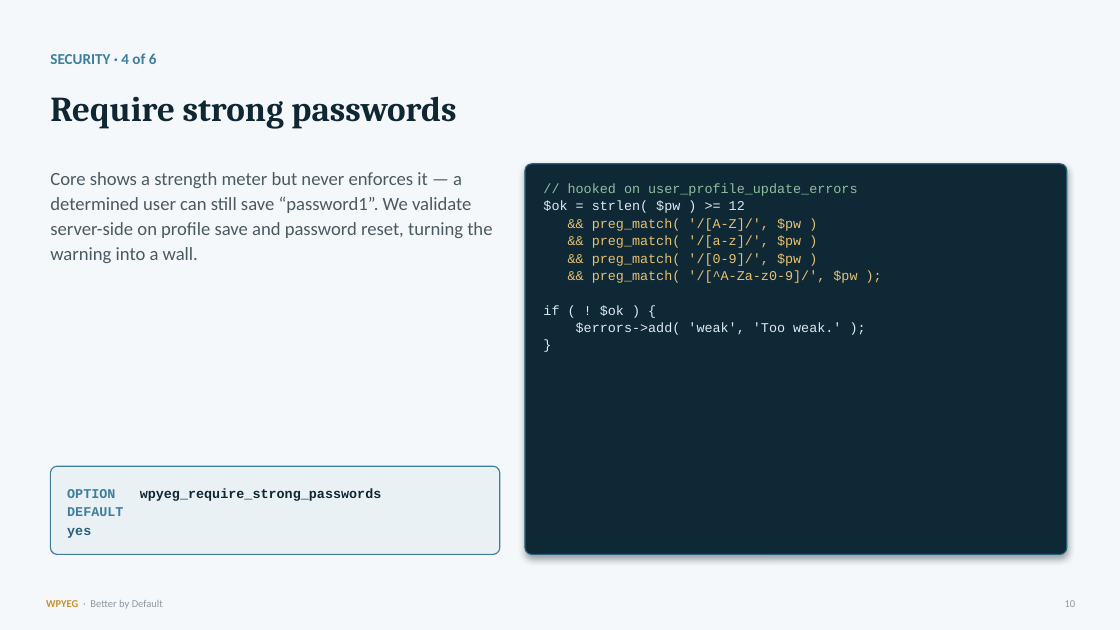
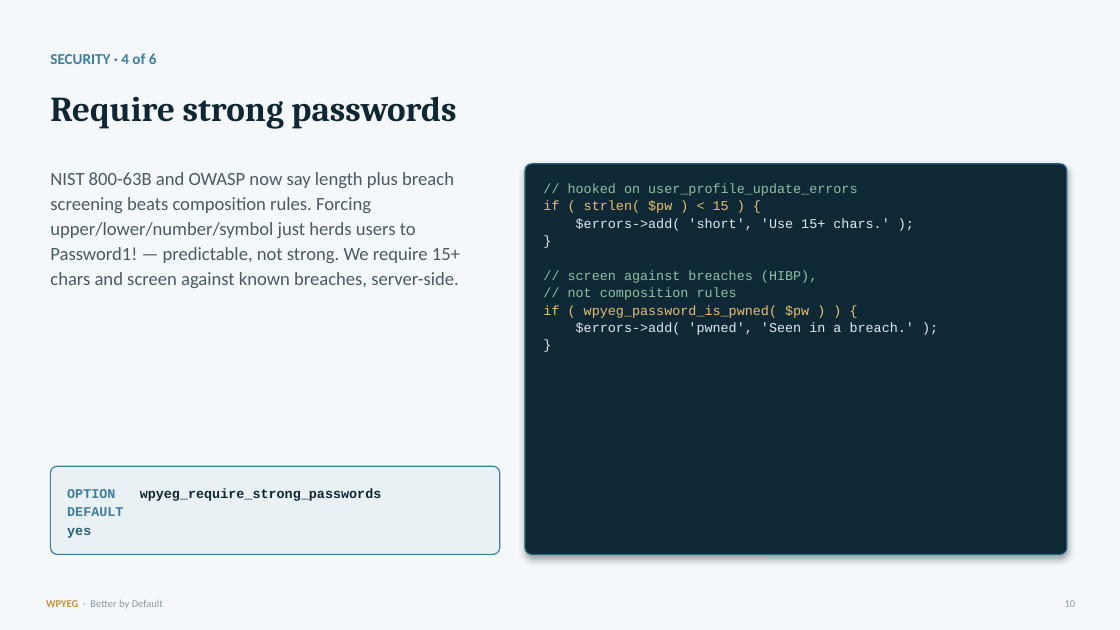
Before and after one commit to WPYEG/Better-by-Default, a slide deck: slide 10 of workshop/Better-by-Default.pptx. Drawn at 1120x630 pixels with LibreOffice and Linux fonts; fonts in the diff are those of the drawing. Boxes give left, top, right and bottom in pixels: in the first picture for what was removed or moved away, otherwise in the second. Text is boxed around its words. In the diff, an @@ line names an element or a change of style, - is before the commit and + after.

Commit message:
docs(workshop): align the deck with the corrected defaults
The workshop deck still taught the pre-alignment model. Update both deck
sources — the iA Presenter markdown and the pptxgenjs generator — and
regenerate the .pptx:

- XML-RPC: granular per-category toggles + multicall server swap, not the
  blunt xmlrpc_enabled=false.
- Application Passwords: available by default (the safer credential), not
  disabled.
- Strong passwords: 15+ chars + breach screening (NIST/OWASP), not 12-char
  forced composition.
- Title-only admin search: post_search_columns, not a posts_search rewrite.
- Login logo: defaults to keep_default; any change links home (the separate
  link toggle is gone).
- Opening framing + cheat sheet updated to match.

Also fix build_deck.js's output path (was a foreign /home/claude path) so
the .pptx builds reproducibly in-repo.

Better-by-Default.pdf still needs re-export from iA Presenter (GUI-only) —
the one deck artifact that can't be regenerated headlessly.

```diff
--- a/workshop/Better-by-Default.pptx
+++ b/workshop/Better-by-Default.pptx
@@ text at (50,172,460,288): text changed @@
-Core shows a strength meter but never enforces it — a determined user can still save “password1”. We validate server-side on profile save and password reset, turning the warning into a wall.
+NIST 800-63B and OWASP now say length plus breach screening beats composition rules. Forcing upper/lower/number/symbol just herds users to Password1! — predictable, not strong. We require 15+ chars and screen against known breaches, server-side.
@@ text at (543,201,889,231): text changed; text colour #E7C070 to #DCEAF1 @@
-$ok = strlen( $pw ) >= 12
-&& preg_match( '/[A-Z]/', $pw )
-&& preg_match( '/[a-z]/', $pw )
-&& preg_match( '/[0-9]/', $pw )
-&& preg_match( '/[^A-Za-z0-9]/', $pw );
-if ( ! $ok ) {
-$errors->add( 'weak', 'Too weak.' );
+if ( strlen( $pw ) < 15 ) {
+$errors->add( 'short', 'Use 15+ chars.' );
@@ text at (543,270,914,335): paragraphs added @@
+// screen against breaches (HIBP),
+// not composition rules
+if ( wpyeg_password_is_pwned( $pw ) ) {
+$errors->add( 'pwned', 'Seen in a breach.' );
+}
```
Also in this commit, not shown: 7 other slides changed, 2 other files.
